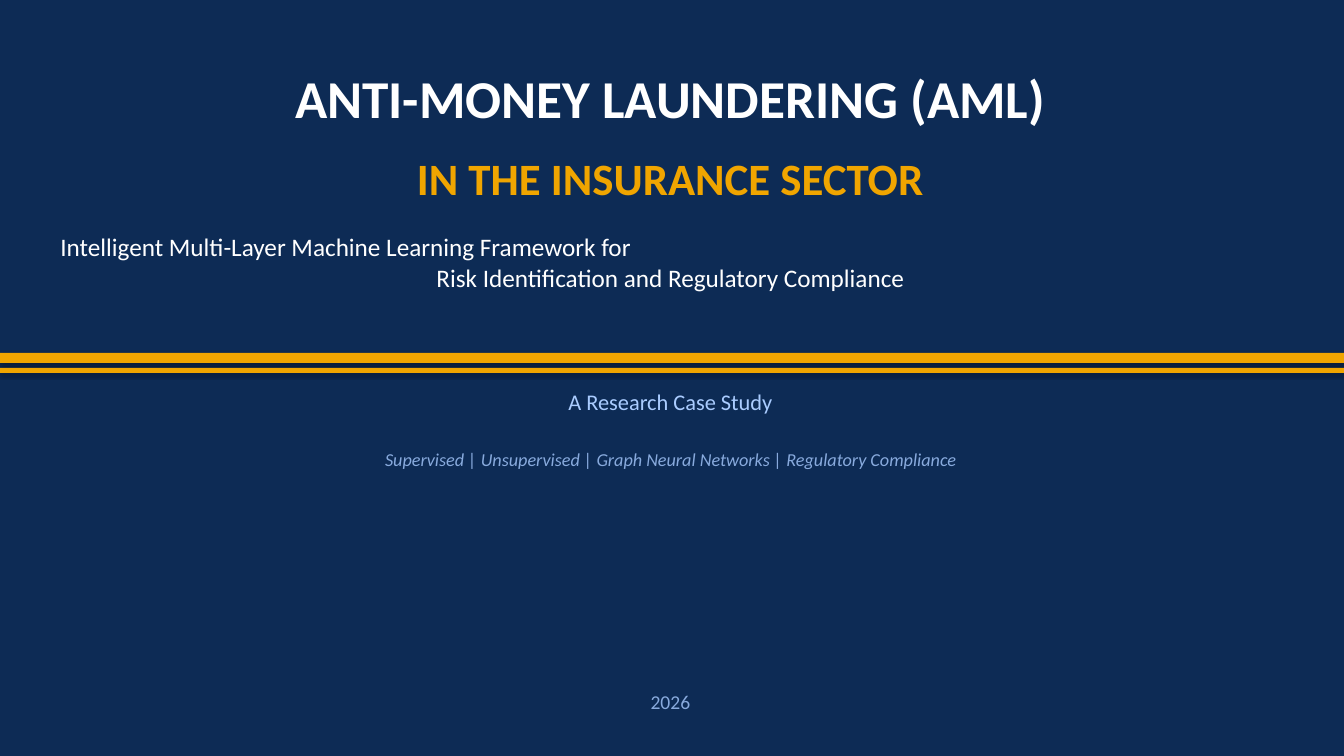
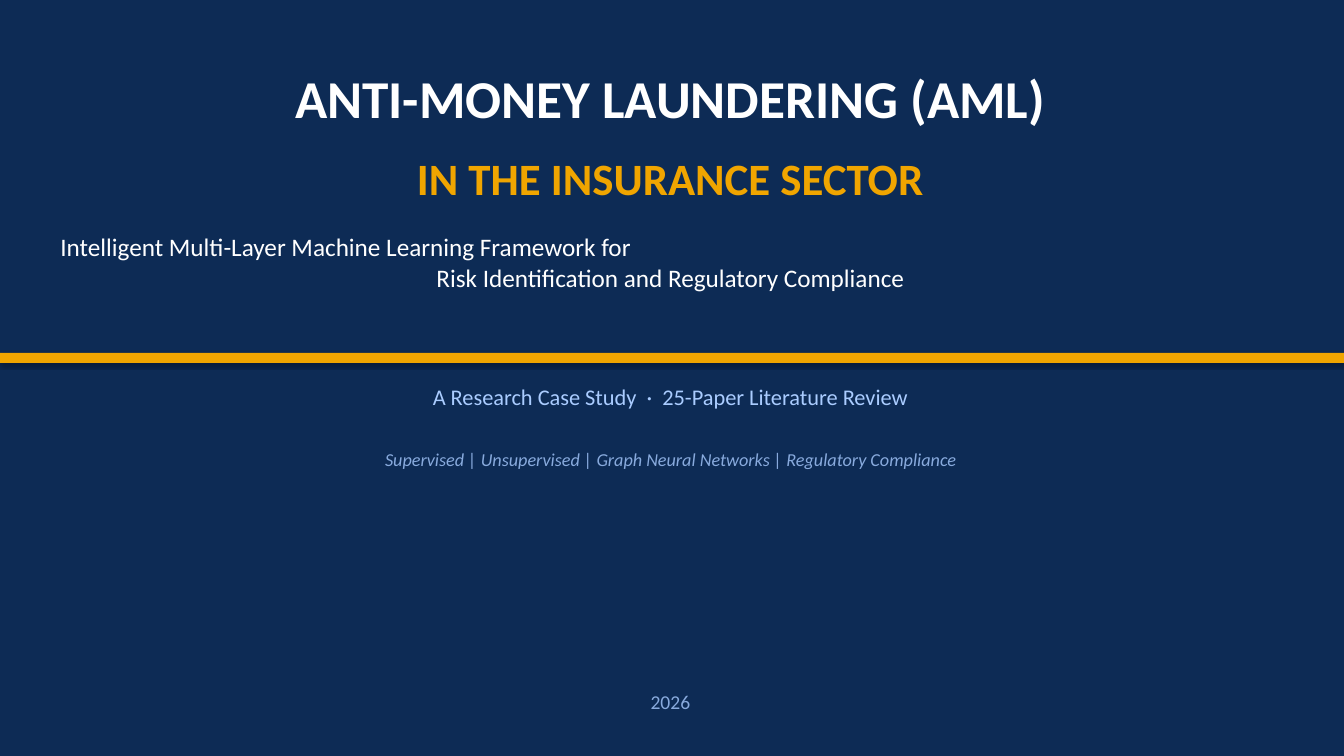
Before and after one commit to senthilsundars/hello-world, a slide deck: slide 1 of AML_Insurance_Presentation.pptx. Drawn at 1344x756 pixels with LibreOffice and Linux fonts; fonts in the diff are those of the drawing. Boxes give left, top, right and bottom in pixels: in the first picture for what was removed or moved away, otherwise in the second. Text is boxed around its words. In the diff, an @@ line names an element or a change of style, - is before the commit and + after.

```diff
--- a/AML_Insurance_Presentation.pptx
+++ b/AML_Insurance_Presentation.pptx
@@ rectangle removed at bbox=[0, 368, 1344, 373] @@
@@ text at bbox=[433, 389, 908, 409]: text changed @@
-A Research Case Study
+A Research Case Study · 25-Paper Literature Review
```
Also in this commit, not shown: 5 other slides changed, 6 slides added, 3 slides removed.
